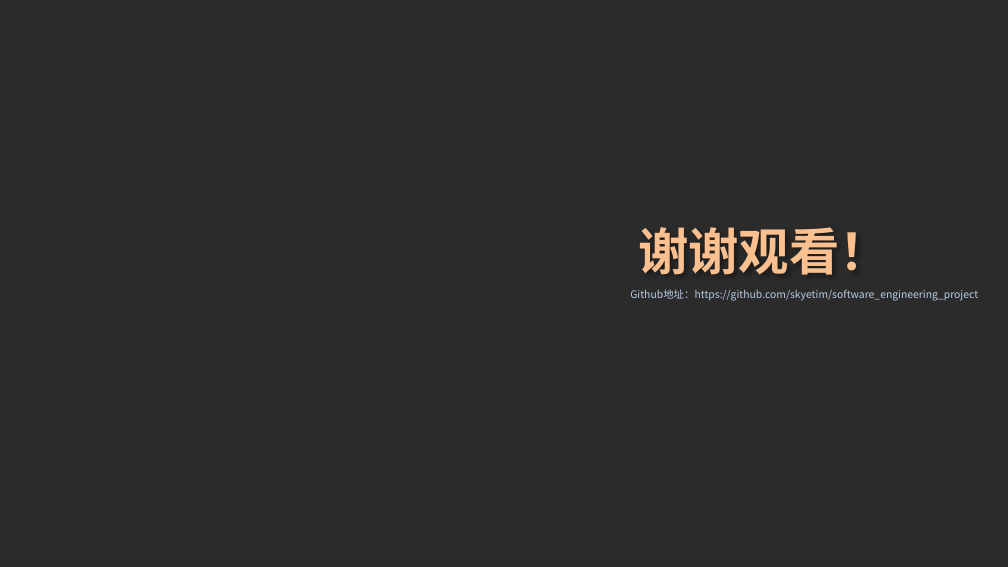
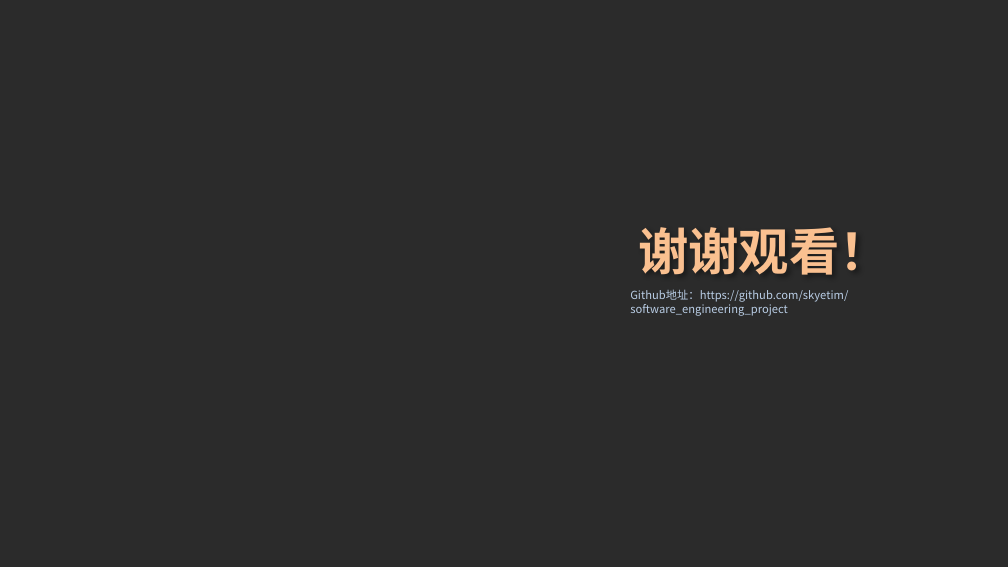
Before and after one commit to skyetim/travel_planning_website, a slide deck: slide 16 of doc/第二阶段课堂展示/第二阶段课堂展示.pptx (slide 13 before the commit). Drawn at 1008x567 pixels with LibreOffice and Linux fonts; fonts in the diff are those of the drawing; background and template pictures are left out; a plain dark background stands for a picture behind light text. Boxes give left, top, right and bottom in pixels: in the first picture for what was removed or moved away, otherwise in the second. Text is boxed around its words. In the diff, an @@ line names an element or a change of style, - is before the commit and + after.

```diff
--- a/doc/第二阶段课堂展示/第二阶段课堂展示.pptx
+++ b/doc/第二阶段课堂展示/第二阶段课堂展示.pptx
@@ subtitle "Github地址：https://github.com/skyetim/software_engineering_pro ..." at [630, 289, 848, 316]: size 7.4 to 8 pt @@
```
Also in this commit, not shown: 1 other slide changed, 3 slides added.
